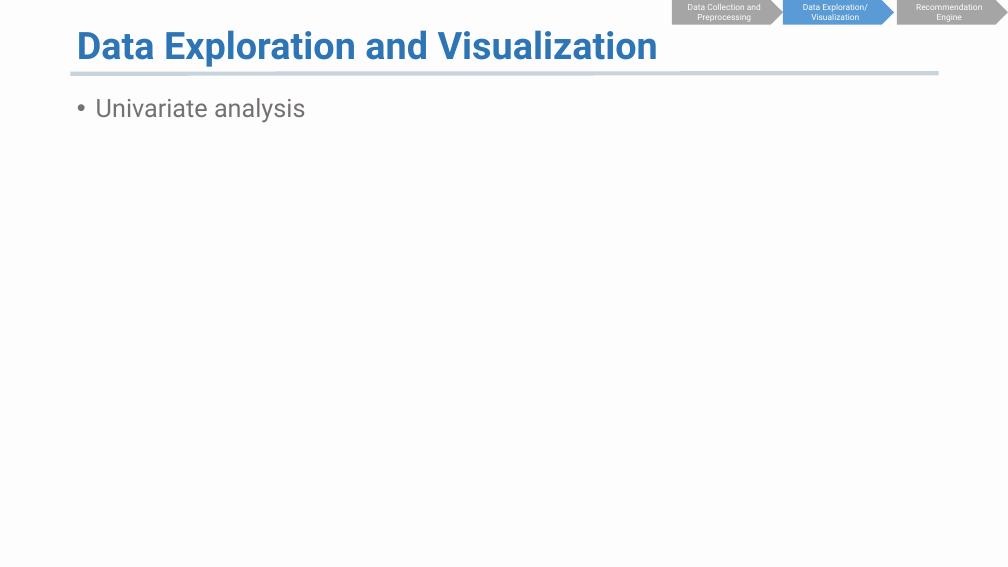
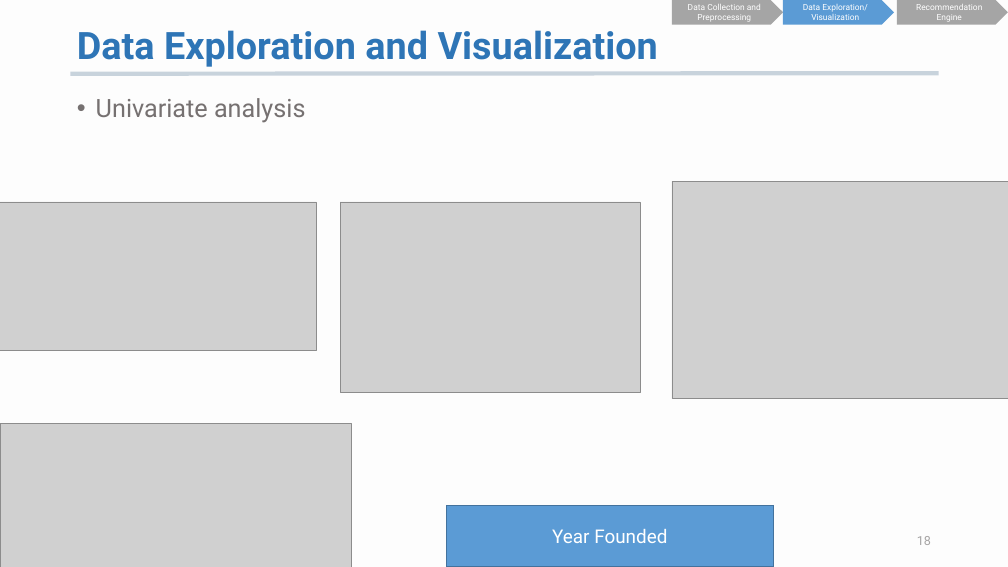
Before and after one commit to K-AlfredIwasaki/job_hunting_made_easy, a slide deck: slide 18 of startup_db_recommendation.pptx (slide 16 before the commit). Drawn at 1008x567 pixels with LibreOffice and Linux fonts; fonts in the diff are those of the drawing; grey boxes stand for pictures. Boxes give left, top, right and bottom in pixels: in the first picture for what was removed or moved away, otherwise in the second. Text is boxed around its words. In the diff, an @@ line names an element or a change of style, - is before the commit and + after.

```diff
--- a/startup_db_recommendation.pptx
+++ b/startup_db_recommendation.pptx
@@ picture added at [0,202,316,350] @@
@@ picture added at [340,202,640,392] @@
@@ picture added at [672,181,1008,399] @@
@@ picture added at [0,424,352,567] @@
@@ rectangle added at [446,505,774,567], fill #5B9BD5, outline #43739E 1 pt, 18 pt, text #FFFFFF @@
+Year Founded
@@ page number added at [917,536,931,545], 12 pt, text #A6A4A4 @@
+18
```
Also in this commit, not shown: 21 other slides changed, 3 slides added, 1 slide removed, 4 other files.
